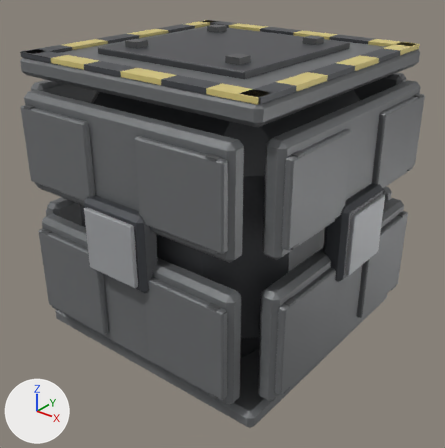
A saved change to the FBX model SpaceStation/Assets/_Project/Art/Models/Modules/SM_ArmorBulkhead.fbx.
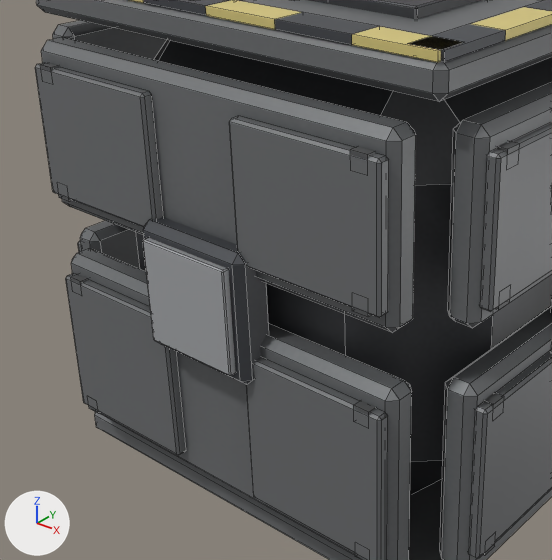
There are two pictures of each version: one whole from a camera (50 mm lens) standing at (1.004, -1.27, 0.671) and looking at (0.022, -0.043, -0.09), one close up on the part from 0% to 73% of the width and 15% to 88% of the height. Arrows for +X, +Y and +Z are at lower left; the lights stay in place. The first two pictures are the older version. The close-ups show mesh edges as thin lines. Where no turn or scale is listed for an object, it has been applied to the vertices.

Names of what the first close-up shows: 'SMN_ArmorBulkhead'.
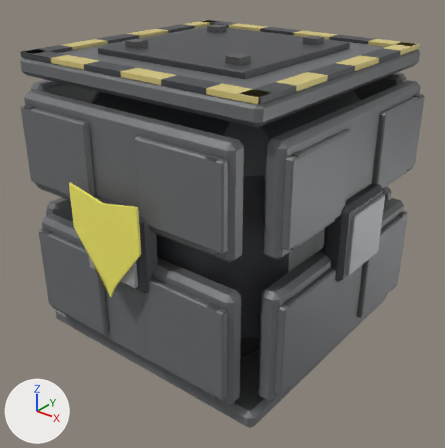
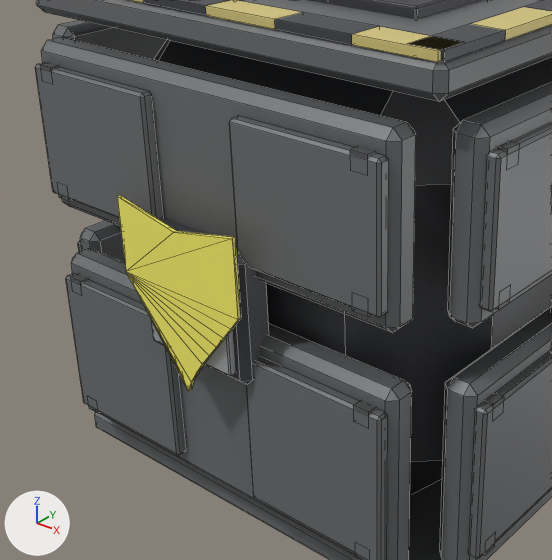
Changed parts and their boxes [x1, y1, x2, y2] in the close-ups (552 x 560 px):
'Emblem_ArmorBulkhead', added (yellow)
    after: [117, 195, 241, 391]

Patch to the scene script:
```diff
--- a/SpaceStation/Assets/_Project/Art/Models/Modules/SM_ArmorBulkhead.fbx.py
+++ b/SpaceStation/Assets/_Project/Art/Models/Modules/SM_ArmorBulkhead.fbx.py
@@ mat_fx_fluoryellow @@
+mat_fx_fluoryellow = principled_material('FX_FluorYellow')
+mat_fx_fluoryellow.base_color = (1.0, 0.92, 0.15)  # yellow #fff66c
+mat_fx_fluoryellow.roughness = 0.3
@@ me_emblem_armorbulkhead @@
+me_emblem_armorbulkhead.from_pydata(...)  # 40 vertices, 76 faces; spans x -0.112..0.112, y -0.449..-0.443, z -0.14..0.129
+me_emblem_armorbulkhead.materials.append(mat_fx_fluoryellow)  # yellow #fff66c
@@ ob_emblem_armorbulkhead @@
+ob_emblem_armorbulkhead = bpy.data.objects.new('Emblem_ArmorBulkhead', me_emblem_armorbulkhead)
+ob_emblem_armorbulkhead.location = (0.0, 0.0, 0.0)
```
